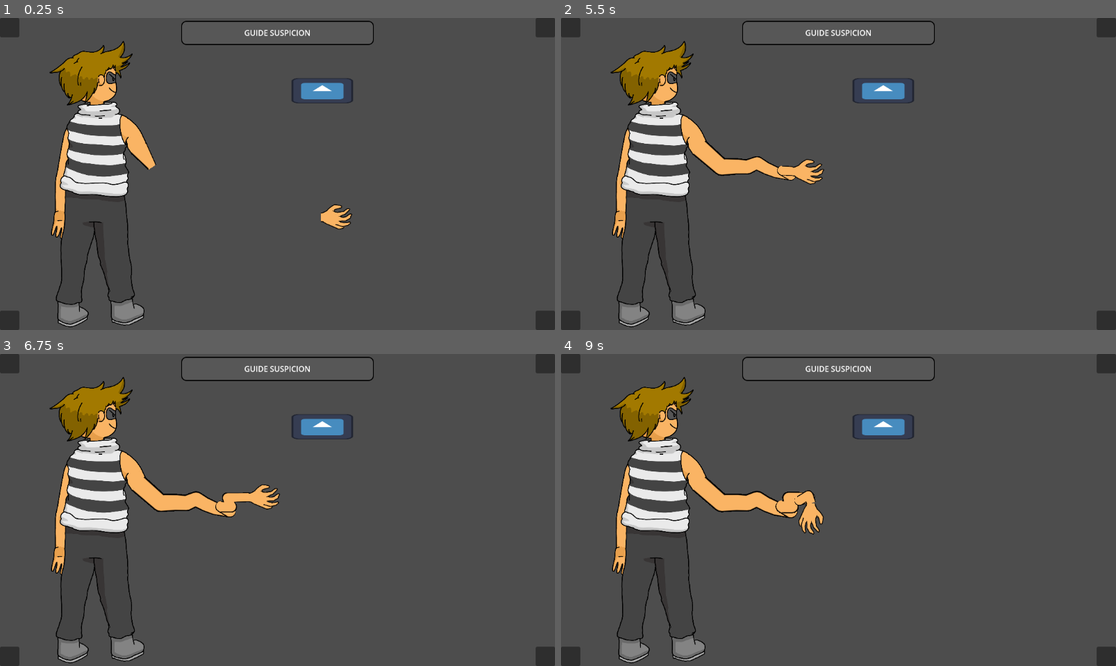
Above: before the commit, frames 1-4 (two rows, left to right).
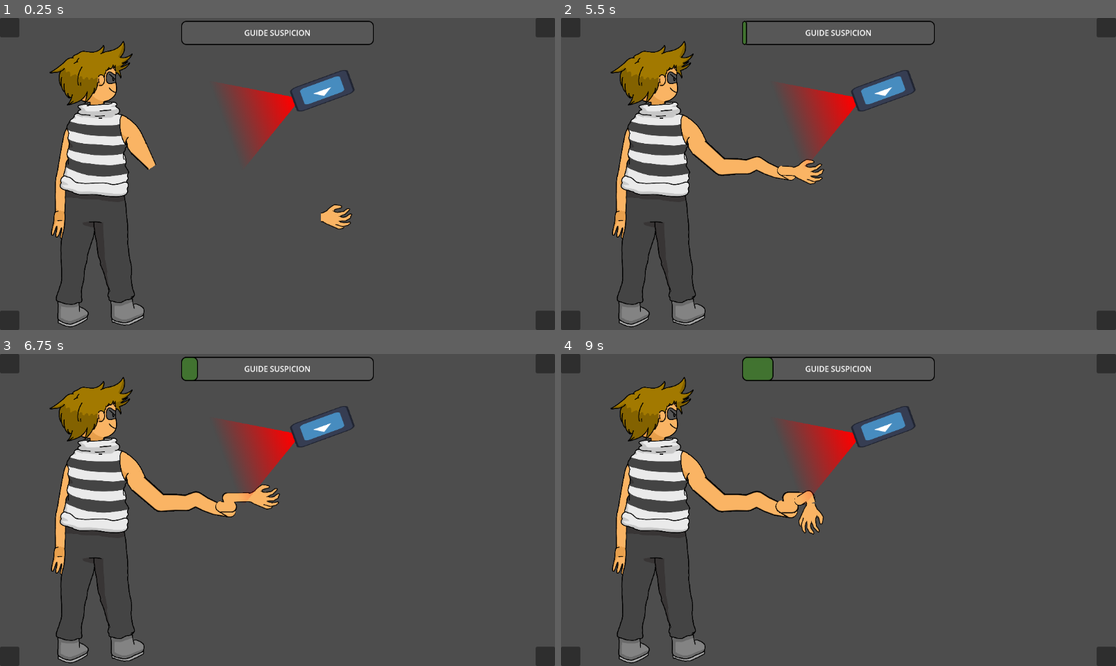
Above: after the commit, the same moments.

Repository: Skyepulse/LUDUM_DARE_58_MATELOU-CO
Game: Godot game, scene res://scenes/scene_tests_MAEL.tscn
Two runs of this game, one before a commit and one after it. Both use one fixed random seed, a clock stepped at 60 frames per second and the inputs below. The engine's default icon, where the game draws it, is replaced by a stand-in: a white triangle on a blue panel in a dark square.
Inputs (mouse positions are in pixels of both pictures, inside the frame that each line leads up to):
- Up to frame 1 (0.25 s): no input
- Up to frame 2 (5.5 s): tap Enter at 0.5, 2, 3.5 s; move the mouse to (960, 158) at 0.52 s; click (960, 158) at 0.67 s; tap Space at 1.25, 2.75, 4.25 s; move the mouse to (727, 189) at 1.27 s; click (727, 189) at 1.42 s; move the mouse to (894, 105) at 2.02 s; click (894, 105) at 2.17 s; move the mouse to (810, 236) at 2.77 s; click (810, 236) at 2.92 s; move the mouse to (1005, 220) at 3.52 s; click (1005, 220) at 3.67 s; move the mouse to (672, 127) at 4.27 s; click (672, 127) at 4.42 s; move the mouse to (866, 174) at 5.02 s; click (866, 174) at 5.17 s
- Up to frame 3 (6.75 s): move the mouse to (194, 432) at 5.77 s; click (194, 432) at 5.92 s; move the mouse to (399, 494) at 6.52 s; click (399, 494) at 6.67 s
- Up to frame 4 (9 s): move the mouse to (727, 525) at 7.27 s; click (727, 525) at 7.42 s; move the mouse to (894, 441) at 8.02 s; click (894, 441) at 8.17 s; move the mouse to (810, 572) at 8.77 s; click (810, 572) at 8.92 s

The runs differ from the first frame. In frame 1, 2.1% of the frame differs, in the area x 39-64%, y 16-46%; in frame 2, 2.1%; in frame 3, 2.3%; in frame 4, 2.5%, in the area x 32-64%, y 1-47%.
Error before the commit: Parse Error: Expected expression after "or" operator. (res://scripts/obstacle_camera.gd:39)

Commit message:
Dynamic update of suspicion

Diff:
--- a/scenes/Obstacles/obs_camera.tscn
+++ b/scenes/Obstacles/obs_camera.tscn
@@ -13,6 +13,8 @@
 script = ExtResource("1_khuef")
 
 [node name="Visual" type="Sprite2D" parent="."]
+z_index = 10
+z_as_relative = false
 scale = Vector2(1, 0.41)
 texture = ExtResource("1_8270b")
 
@@ -30,6 +32,8 @@
 debug_color = Color(0.8743257, 0.1234112, 0.15432164, 0.41960785)
 
 [node name="Visual" type="Polygon2D" parent="RayBox"]
+z_index = 10
+z_as_relative = false
 color = Color(0.8235294, 0.1254902, 0.18431373, 1)
 vertex_colors = PackedColorArray(1, 0, 0, 1, 1, 0, 0, 0, 1, 0, 0, 0, 0.99215686, 0, 0, 1)
 
--- a/scenes/game_manager.tscn
+++ b/scenes/game_manager.tscn
@@ -4,3 +4,5 @@
 
 [node name="GameManager" type="Node2D"]
 script = ExtResource("1_hwd4i")
+
+[node name="DecreaseSuspicionTimer" type="Timer" parent="."]
--- a/scripts/Singletons/GameManager.gd
+++ b/scripts/Singletons/GameManager.gd
@@ -1,11 +1,43 @@
 extends Node
 
 # Suspicion meter
-@export var maxSuspicion: int = 100
-var currentSuspicion: int = 0
+@export var maxSuspicion: float = 100.0
+@export var suspicionDecayRate: float = 0.5 # Per Second
+@export var decreaseTimer: float = 1.5 # Seconds without increase before decay starts
+
+@onready var suspicionDecayTimer: Timer = $DecreaseSuspicionTimer
+
+var Player: Path2D = null # Player
+
+var currentSuspicion: float = 0.0
+var canDecrease: bool = true
 
 func _ready():
+
+    suspicionDecayTimer.wait_time = decreaseTimer
+    suspicionDecayTimer.stop()
+
+    suspicionDecayTimer.connect("timeout", Callable(self, "_on_decrease_suspicion_timer_timeout"))
+
     if maxSuspicion <= 0:
-        maxSuspicion = 100
+        maxSuspicion = 100.0
 
-    currentSuspicion = 0
+func _process(delta: float):
+    if canDecrease:
+        decreaseSuspicion(suspicionDecayRate * delta)
+
+func increaseSuspicion(amount: float):
+    currentSuspicion = clamp(currentSuspicion + amount, 0, maxSuspicion)
+    MainCamera2D.MainUI.setSuspicion(currentSuspicion)
+
+    suspicionDecayTimer.stop()
+    suspicionDecayTimer.wait_time = decreaseTimer
+    suspicionDecayTimer.start()
+    canDecrease = false
+
+func decreaseSuspicion(amount: float):
+    currentSuspicion = clamp(currentSuspicion - amount, 0, maxSuspicion)
+    MainCamera2D.MainUI.setSuspicion(currentSuspicion)
+
+func _on_decrease_suspicion_timer_timeout():
+    canDecrease = true
--- a/scripts/mainUI.gd
+++ b/scripts/mainUI.gd
@@ -1,16 +1,16 @@
 extends Node
 
 @onready var suspicionBar: ProgressBar = $Suspicion/ProgressBar
-@export var maxVal: int = 100
-var minVal: int = 0
-var currentVal: int = 0
+@export var maxVal: float = 100.0
+var minVal: float = 0.0
+var currentVal: float = 0.0
 
 func _ready():
 	suspicionBar.min_value = minVal
 	suspicionBar.max_value = maxVal
 	suspicionBar.value = currentVal
 
-func setSuspicion(value: int):
+func setSuspicion(value: float):
 	currentVal = clamp(value, minVal, maxVal)
 	suspicionBar.value = currentVal
 
--- a/scripts/obstacle_camera.gd
+++ b/scripts/obstacle_camera.gd
@@ -6,10 +6,17 @@
 @export var rayLength: float = 100.0
 @export var rayWidth: float = 60.0
 @export var initRotation: float = 0.0
+@export var suspicionIncreaseRate: float = 5.0 # Per Second
+
+var flag: bool = false
 
 func _ready():
     setPoints(rayLength, rayWidth)
     rotateCamera(initRotation)
+
+func _process(delta: float) -> void:
+    if flag:
+        GameManager.increaseSuspicion(suspicionIncreaseRate * delta)
 
 func setPoints(length: float, width: float):
     var shape := ConvexPolygonShape2D.new()
@@ -34,9 +41,24 @@
     rotation_degrees = wrapf(degrees_val, 0.0, 360.0)
 
 func _on_ray_box_area_entered(area: Area2D) -> void:
+    if flag:
+        return
+
     print("Body entered: %s" % area.name)
 
-    if
+    if area.is_in_group("Player"):
+        print("Player detected!")
+
+        flag = true
 
 func _on_ray_box_area_exited(area: Area2D) -> void:
+    if not flag:
+        return
+
     print("Body exited: %s" % area.name)
+
+    if area.is_in_group("Player"):
+        print("Player lost!")
+
+        # if PLAYER.isRetracting():
+        flag = false
Not shown, added: img/loss.png.import
